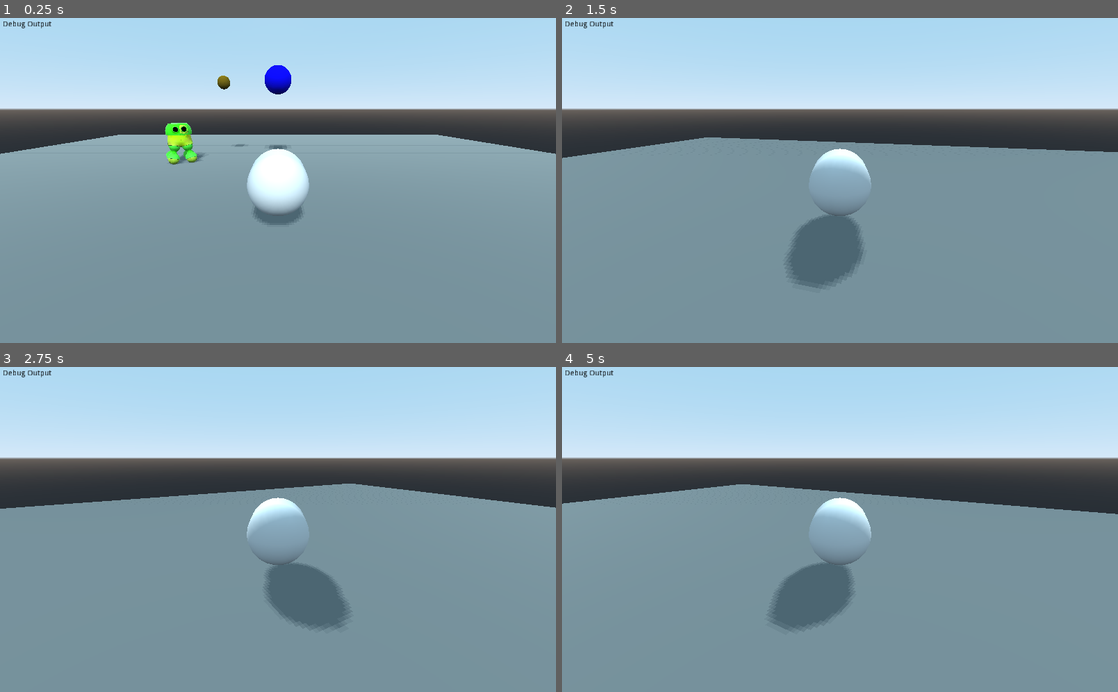
Above: before the commit, frames 1-4 (two rows, left to right).
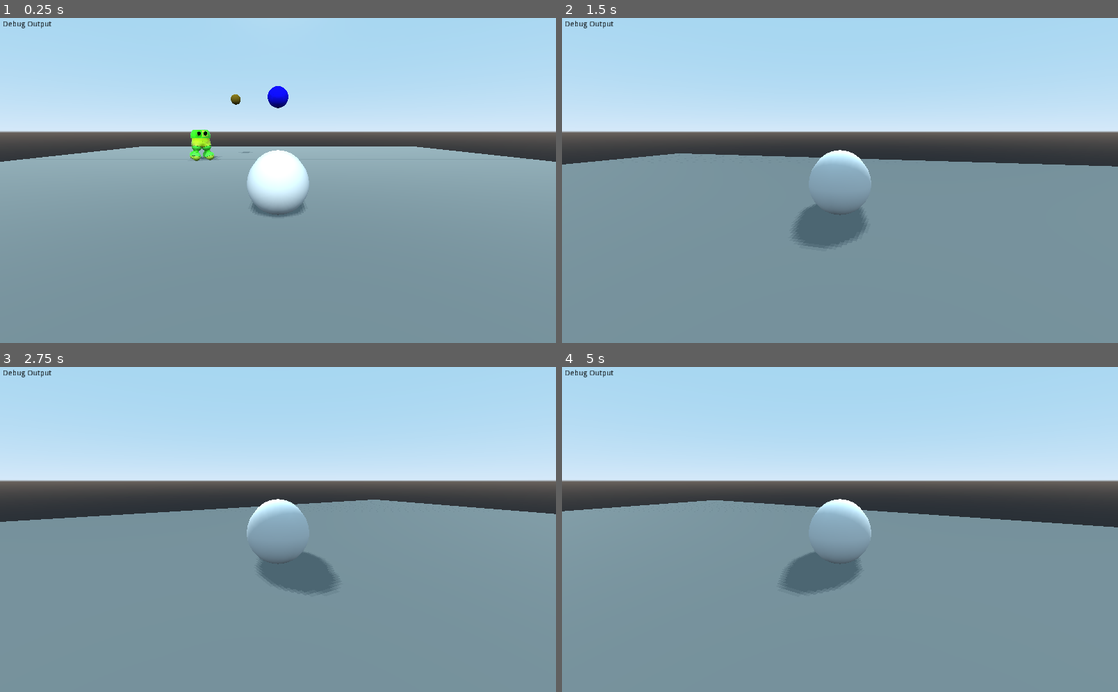
Above: after the commit, the same moments.

Repository: ajahar/FGJ_2021
Game: Godot game, scene res://SandboxScenes/Antti.tscn
Same seed, same stepped clock (60 frames per second), same inputs: the game is played once before the commit and once after it. This scene is started directly instead of the project's main scene.
Inputs:
- Up to frame 1 (0.25 s): no input
- Up to frame 2 (1.5 s): hold D (right) 0.53-1.28 s; hold A (left) from 1.28 s (still down)
- Up to frame 3 (2.75 s): release A (left) at 2.03 s; hold D (right) from 2.03 s (still down)
- Up to frame 4 (5 s): release D (right) at 2.78 s; hold W (forward) 2.78-3.53 s; hold A (left) from 3.53 s (still down)

The runs differ from the first frame. In frame 1, 14% of the frame differs, in the area x 0-100%, y 14-64%; in frame 2, 17%, in the area x 0-100%, y 27-84%; in frame 3, 16%; in frame 4, 16%.

Commit message:
Separate player actor scene

Diff:
--- /dev/null
+++ b/Actors/Player.gd
@@ -0,0 +1,26 @@
+extends KinematicBody
+
+const MOVEMENT_SPEED = 5
+const ROTATION_SPEED = 5
+
+# Called when the node enters the scene tree for the first time.
+func _ready():
+	pass # Replace with function body.
+
+
+# Called every frame. 'delta' is the elapsed time since the previous frame.
+func _process(delta):
+	pass
+
+
+func _physics_process(delta):
+	var movement = Vector3.ZERO
+	if Input.is_action_pressed("forward"):
+		movement += -self.transform.basis.z
+	if Input.is_action_pressed("right"):
+		self.rotate(Vector3.UP, deg2rad(-ROTATION_SPEED))
+	if Input.is_action_pressed("left"):
+		self.rotate(Vector3.UP, deg2rad(ROTATION_SPEED))
+
+	if movement.length() > 0:
+		self.move_and_slide(movement * MOVEMENT_SPEED, Vector3.UP)
--- /dev/null
+++ b/Actors/Player.tscn
@@ -0,0 +1,17 @@
+[gd_scene load_steps=4 format=2]
+
+[ext_resource path="res://Actors/Player.gd" type="Script" id=1]
+
+[sub_resource type="CapsuleMesh" id=1]
+
+[sub_resource type="CapsuleShape" id=2]
+
+[node name="Player" type="KinematicBody"]
+script = ExtResource( 1 )
+
+[node name="MeshInstance" type="MeshInstance" parent="."]
+mesh = SubResource( 1 )
+material/0 = null
+
+[node name="CollisionShape" type="CollisionShape" parent="."]
+shape = SubResource( 2 )
--- a/SandboxScenes/Antti.gd
+++ b/SandboxScenes/Antti.gd
@@ -16,16 +16,7 @@
 	pass
 
 func _physics_process(delta):
-	var movement = Vector3.ZERO
-	if Input.is_action_pressed("forward"):
-		movement += -player.transform.basis.z
-	if Input.is_action_pressed("right"):
-		player.rotate(Vector3.UP, deg2rad(-5))
-	if Input.is_action_pressed("left"):
-		player.rotate(Vector3.UP, deg2rad(5))
-
-	if movement.length() > 0:
-		player.move_and_slide(movement * 5, Vector3.UP)
+	pass
 
 func hit_pellet(body):
 	if body.name == "Player":
--- a/SandboxScenes/Antti.tscn
+++ b/SandboxScenes/Antti.tscn
@@ -1,9 +1,10 @@
-[gd_scene load_steps=13 format=2]
+[gd_scene load_steps=12 format=2]
 
 [ext_resource path="res://SandboxScenes/Antti.gd" type="Script" id=1]
 [ext_resource path="res://Actors/Robo.tscn" type="PackedScene" id=2]
 [ext_resource path="res://Actors/Ball.tscn" type="PackedScene" id=3]
 [ext_resource path="res://Systems/FollowCamera.tscn" type="PackedScene" id=4]
+[ext_resource path="res://Actors/Player.tscn" type="PackedScene" id=5]
 
 [sub_resource type="SpatialMaterial" id=1]
 albedo_color = Color( 0.462745, 0.482353, 0.482353, 1 )
@@ -14,10 +15,6 @@
 
 [sub_resource type="BoxShape" id=3]
 extents = Vector3( 25, 1, 25 )
-
-[sub_resource type="CapsuleMesh" id=7]
-
-[sub_resource type="CapsuleShape" id=8]
 
 [sub_resource type="SpatialMaterial" id=9]
 albedo_color = Color( 0.498039, 0.392157, 0.0784314, 1 )
@@ -45,6 +42,7 @@
 }
 
 [node name="FollowCamera" parent="." instance=ExtResource( 4 )]
+transform = Transform( 1, 0, 0, 0, 0.819152, 0.573577, 0, -0.573577, 0.819152, 0, 4.66397, 17.3711 )
 target_node = NodePath("../Player")
 
 [node name="DirectionalLight" type="DirectionalLight" parent="."]
@@ -67,15 +65,8 @@
 [node name="Ball" parent="." instance=ExtResource( 3 )]
 transform = Transform( 1, 0, 0, 0, 1, 0, 0, 0, 1, 0, 6.16667, -6.16068 )
 
-[node name="Player" type="KinematicBody" parent="."]
-transform = Transform( 1, 0, 0, 0, 1, 0, 0, 0, 1, 0, 1.49701, 4.87061 )
-
-[node name="MeshInstance" type="MeshInstance" parent="Player"]
-mesh = SubResource( 7 )
-material/0 = null
-
-[node name="CollisionShape" type="CollisionShape" parent="Player"]
-shape = SubResource( 8 )
+[node name="Player" parent="." instance=ExtResource( 5 )]
+transform = Transform( 1, 0, 0, 0, 1, 0, 0, 0, 1, 0, 1, 9.63 )
 
 [node name="Pellet" type="RigidBody" parent="."]
 transform = Transform( 1, 0, 0, 0, 1, 0, 0, 0, 1, -4.30735, 6.1213, -7.43282 )
